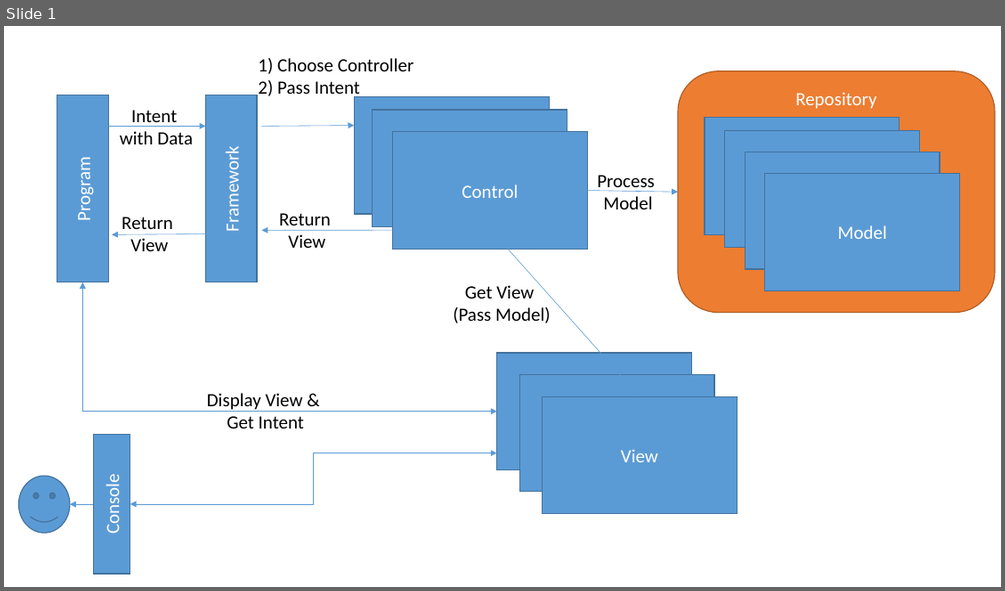
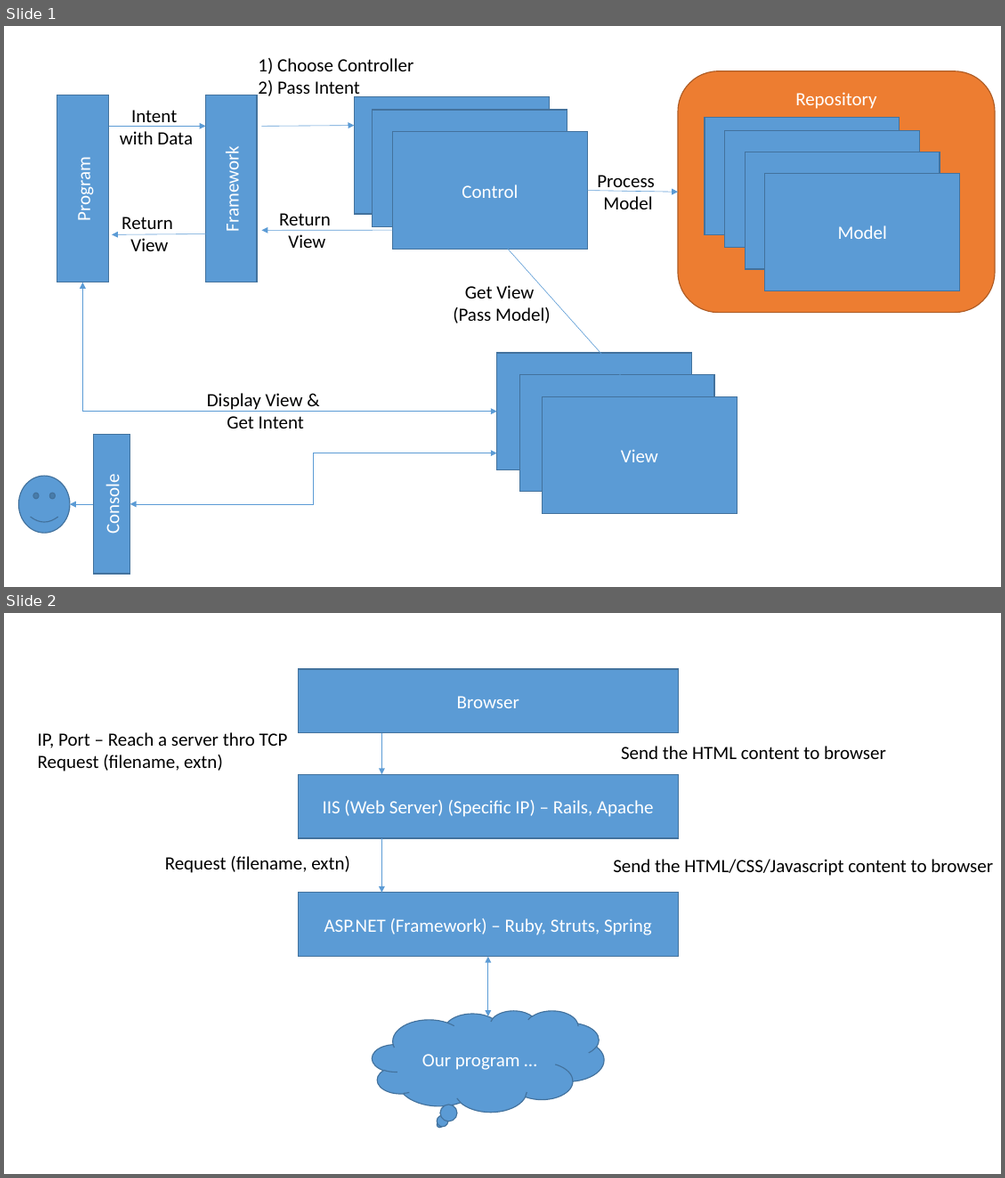
Before and after one commit to ganesansays/Sessions, a slide deck: MVC.pptx. Shown one above the other, each under a label of ours: slide 1 before the commit, slides 1 and 2 after it. The pictures are 1005x591 and 1005x1178 pixels, drawn with LibreOffice and Linux fonts; fonts in the diff are those of the drawing. Boxes give left, top, right and bottom in pixels: in the first picture for what was removed or moved away, otherwise in the second. Text is boxed around its words. In the diff, an @@ line names an element or a change of style, - is before the commit and + after.

```diff
--- a/MVC.pptx
+++ b/MVC.pptx
@@ slide 2 added at [4, 613, 1001, 1174], background #FFFFFF @@
@@ rectangle added at [298, 669, 678, 733], fill #5B9BD5, outline #43739E 1 pt, 18 pt, text #FFFFFF @@
+Browser
@@ text added at [38, 732, 288, 771], 18 pt, text #000000 @@
+IP, Port – Reach a server thro TCP
+Request (filename, extn)
@@ arrow added from (381, 733) to (381, 774), #5B9BD5 0.5 pt @@
@@ text added at [621, 746, 886, 759], 18 pt, text #000000 @@
+Send the HTML content to browser
@@ rectangle added at [298, 774, 678, 839], fill #5B9BD5, outline #43739E 1 pt, 18 pt, text #FFFFFF @@
+IIS (Web Server) (Specific IP) – Rails, Apache
@@ arrow added from (381, 838) to (381, 892), #5B9BD5 0.5 pt @@
@@ text added at [165, 856, 350, 873], 18 pt, text #000000 @@
+Request (filename, extn)
@@ text added at [613, 859, 993, 876], 18 pt, text #000000 @@
+Send the HTML/CSS/Javascript content to browser
@@ rectangle added at [298, 892, 678, 957], fill #5B9BD5, outline #43739E 1 pt, 18 pt, text #FFFFFF @@
+ASP.NET (Framework) – Ruby, Struts, Spring
@@ double arrow added from (488, 957) to (488, 1016), #5B9BD5 0.5 pt @@
@@ thought cloud added at [372, 1011, 604, 1112], fill #5B9BD5, outline #43739E 1 pt, 18 pt, text #FFFFFF @@
+Our program …
```
Also in this commit, not shown: 1 other slide added, 10 other files.
